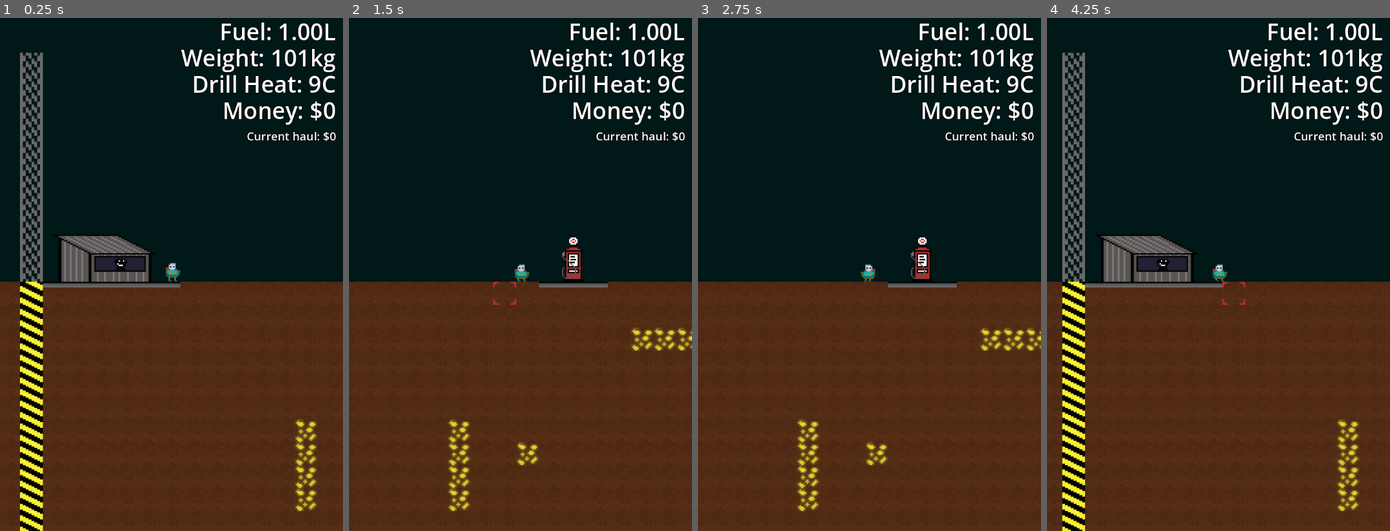
Above: before the commit, frames 1-4 (left to right).
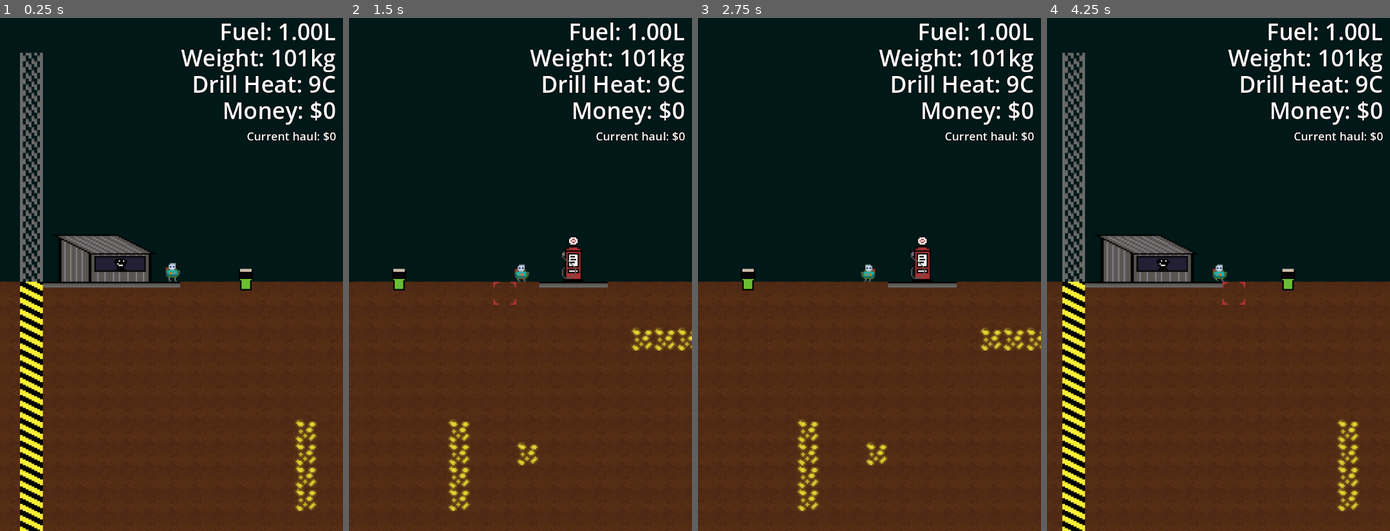
Above: after the commit, the same moments.

Repository: brikr/ludum-dare-57
Game: Godot game, scene res://scenes/main/main.tscn
Two runs of this game, one before a commit and one after it. Both use one fixed random seed, a clock stepped at 60 frames per second and the inputs below.
Inputs (mouse positions are in pixels of both pictures, inside the frame that each line leads up to):
- Up to frame 1 (0.25 s): no input
- Up to frame 2 (1.5 s): tap Enter at 0.5 s; move the mouse to (595, 248) at 0.52 s; hold D (move_right) from 0.53 s (still down); tap F (interact) at 0.6 s; tap Space (jump) at 0.77 s; move the mouse to (451, 300) at 1.27 s; click (451, 300) at 1.35 s
- Up to frame 3 (2.75 s): tap Space (jump) at 1.52 s; move the mouse to (903, 161) at 2.02 s; release D (move_right) at 2.03 s; hold A (move_left) from 2.03 s (still down); tap F (interact) at 2.1 s
- Up to frame 4 (4.25 s): move the mouse to (1201, 377) at 2.77 s; release A (move_left) at 2.78 s; hold D (move_right) from 2.78 s (still down); click (1201, 377) at 2.85 s; tap Space (jump) at 3.02, 3.77 s; move the mouse to (1321, 351) at 3.52 s; tap F (interact) at 3.6 s; tap K (respawn) at 4.15 s

The runs differ from the first frame. In frame 1, 0.1% of the frame differs, in the area x 69-74%, y 48-54%; in frame 2, 0.1%; in frame 3, 0.1%; in frame 4, 0.1%, in the area x 68-73%, y 48-54%.

Commit message:
add gonster

Diff:
--- a/scenes/dropped_haul/dropped_haul.gd
+++ b/scenes/dropped_haul/dropped_haul.gd
@@ -2,10 +2,18 @@
 
 var haul_value = 0.0
 var haul_weight = 0.0
+var haul_has_gonster = false
+
+func _ready() -> void:
+  if haul_has_gonster:
+    $Sprite.texture = preload("res://assets/gonster.png")
+  else:
+    $Sprite.texture = preload("res://assets/dropped_haul.png")
 
 func _on_player_touched(body: Node) -> void:
   if body is Player && $CollectableTimer.is_stopped():
     body.get_node("PickupSound").play()
     GameState.player.haul_value += haul_value
     GameState.player.haul_weight += haul_weight
+    GameState.player.has_gonster = haul_has_gonster || GameState.player.has_gonster
     queue_free()
--- a/scenes/game_state/game_state.gd
+++ b/scenes/game_state/game_state.gd
@@ -5,6 +5,7 @@
 
 var player: Player
 var map: Dictionary[Vector2i, Tile] = {}
+var gonster_init_position = Vector2i(0,0)
 
 func _ready():
   gen_map()
@@ -92,6 +93,9 @@
     var center_x = Constants.MAX_WORLD_WIDTH / 2
     var center_y = Constants.MAX_GEN_DEPTH - 2  # 1 tile above bottom
 
+    var center_tile_cords = Vector2i(center_x, center_y)
+    gonster_init_position = center_tile_cords * Constants.TILE_WIDTH
+
     for x in range(center_x - radius, center_x + radius + 1):
         for y in range(center_y - radius, center_y + radius + 1):
             var coords = Vector2i(x, y)
--- /dev/null
+++ b/scenes/gonster/gonster.gd
@@ -0,0 +1,8 @@
+extends Area2D
+
+func _on_player_touched(body: Node) -> void:
+  if body is Player:
+    print("Gonster Picked Up")
+    body.get_node("PickupSound").play()
+    GameState.player.has_gonster = true
+    queue_free()
--- /dev/null
+++ b/scenes/gonster/gonster.tscn
@@ -0,0 +1,22 @@
+[gd_scene load_steps=4 format=3 uid="uid://jdg1qikqxfva"]
+
+[ext_resource type="Script" uid="uid://dahfstavekor2" path="res://scenes/gonster/gonster.gd" id="1_wtjgh"]
+[ext_resource type="Texture2D" uid="uid://c2tylwia2akre" path="res://assets/gonster.png" id="1_xrven"]
+
+[sub_resource type="RectangleShape2D" id="RectangleShape2D_wtjgh"]
+size = Vector2(10, 15)
+
+[node name="Gonster" type="Area2D"]
+collision_layer = 5
+collision_mask = 2
+script = ExtResource("1_wtjgh")
+
+[node name="Sprite2D" type="Sprite2D" parent="."]
+position = Vector2(8, 8)
+texture = ExtResource("1_xrven")
+
+[node name="CollisionShape2D" type="CollisionShape2D" parent="."]
+position = Vector2(8, 8.5)
+shape = SubResource("RectangleShape2D_wtjgh")
+
+[connection signal="body_entered" from="." to="." method="_on_player_touched"]
--- a/scenes/main/main.gd
+++ b/scenes/main/main.gd
@@ -1,12 +1,21 @@
 extends Node2D
 
+var gonster_scene = preload("res://scenes/gonster/gonster.tscn")
+
 func _ready():
-  pass
+  place_gonster()
 
 func test_image():
-  var image = GenUtils.get_noise().get_image(Constants.MAX_WORLD_WIDTH, 20)
+  var image = GenUtils.get_chasm_noise().get_image(Constants.MAX_WORLD_WIDTH, 100)
   $test.texture = ImageTexture.create_from_image(image)
 
 func _process(_delta):
   if Input.is_action_just_pressed("ui_cancel"):
     get_tree().quit()
+
+func place_gonster():
+  var gonster_instance = gonster_scene.instantiate()
+  gonster_instance.position = GameState.gonster_init_position
+  gonster_instance.position = Vector2i(150, 150)
+  add_child(gonster_instance)
+  print("gonster pos ", GameState.gonster_init_position)
--- a/scenes/player/player.gd
+++ b/scenes/player/player.gd
@@ -84,6 +84,8 @@
 var is_jetpacking = false
 ## Used by animations
 var facing_right = true
+## Gonst
+var has_gonster = false
 
 func _ready():
   $AnimatedSprite2D.play()
@@ -297,15 +299,18 @@
 
 func respawn():
   # create haul drop
-  if haul_weight > 0.0 || haul_value > 0.0:
+  if haul_weight > 0.0 || haul_value > 0.0 || has_gonster:
     var haul_instance = dropped_haul_scene.instantiate()
     haul_instance.haul_value = haul_value
     haul_instance.haul_weight = haul_weight
+    haul_instance.haul_has_gonster = has_gonster
     haul_instance.position = position
+    print(haul_instance.haul_has_gonster)
     add_sibling(haul_instance)
     # clear ur haul
     haul_weight = 0.0
     haul_value = 0.0
+    has_gonster = false
   # tp to start and refuel
   position = initial_position
   velocity = Vector2.ZERO
Not shown, added: scenes/gonster/gonster.gd.uid
